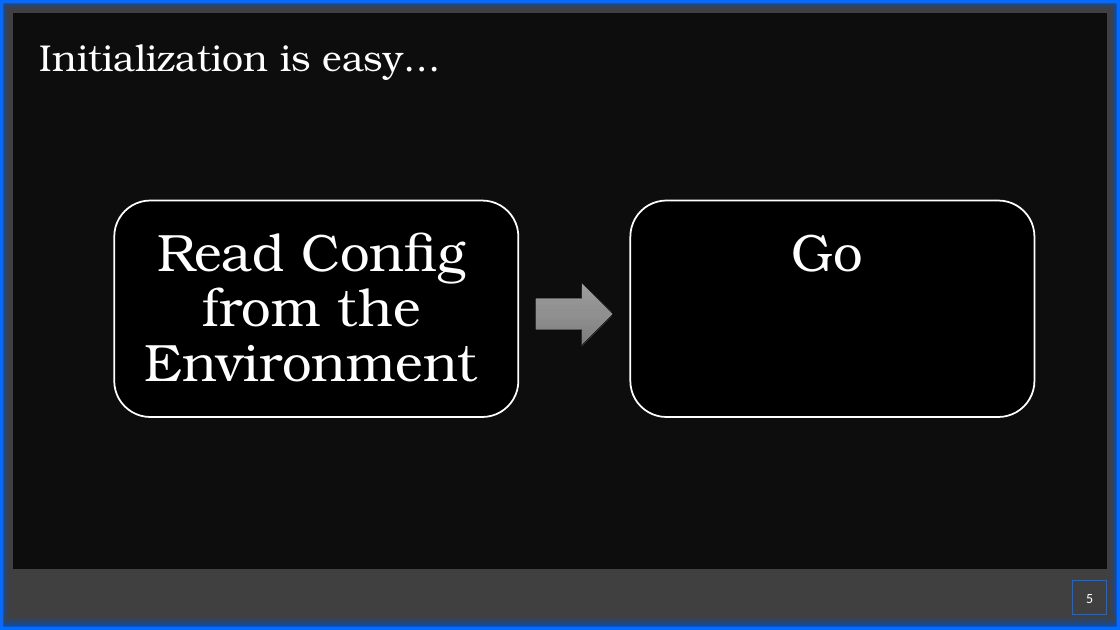
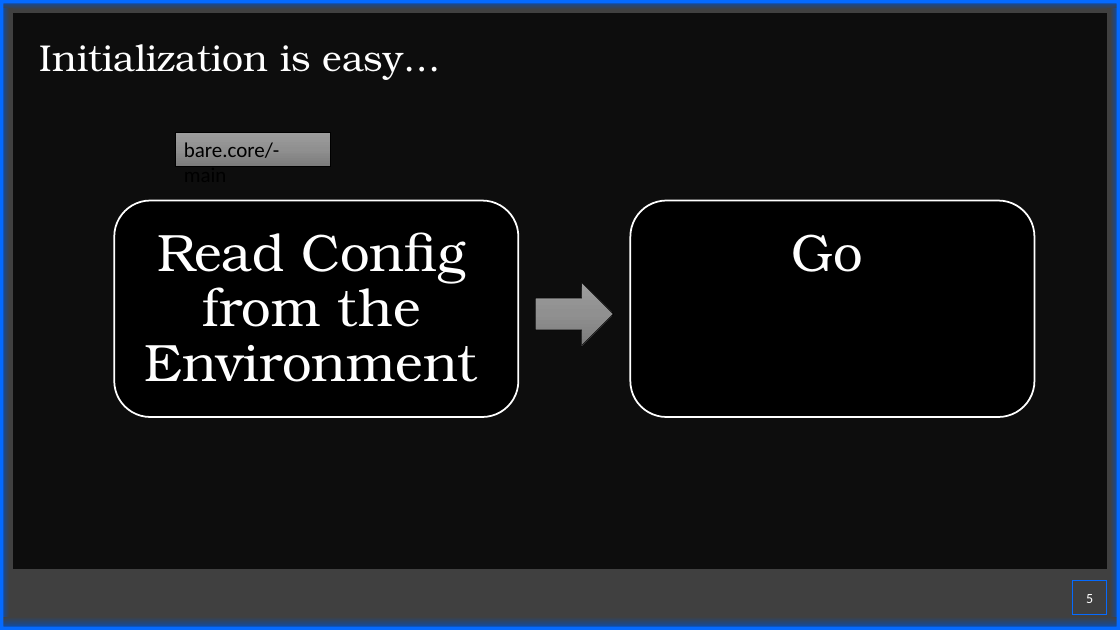
Before and after one commit to jconti/servers, a slide deck: slide 5 of Initialization.pptx. Drawn at 1120x630 pixels with LibreOffice and Linux fonts; fonts in the diff are those of the drawing. Boxes give left, top, right and bottom in pixels: in the first picture for what was removed or moved away, otherwise in the second. Text is boxed around its words. In the diff, an @@ line names an element or a change of style, - is before the commit and + after.

```diff
--- a/Initialization.pptx
+++ b/Initialization.pptx
@@ rectangle added at box(176, 133, 330, 166), fill gradient #9D9D9D to #909090 to #7C7C7C, outline #000000 0.5 pt, 18 pt, text #000000 @@
+bare.core/-main
```
Also in this commit, not shown: 1 slide added.
